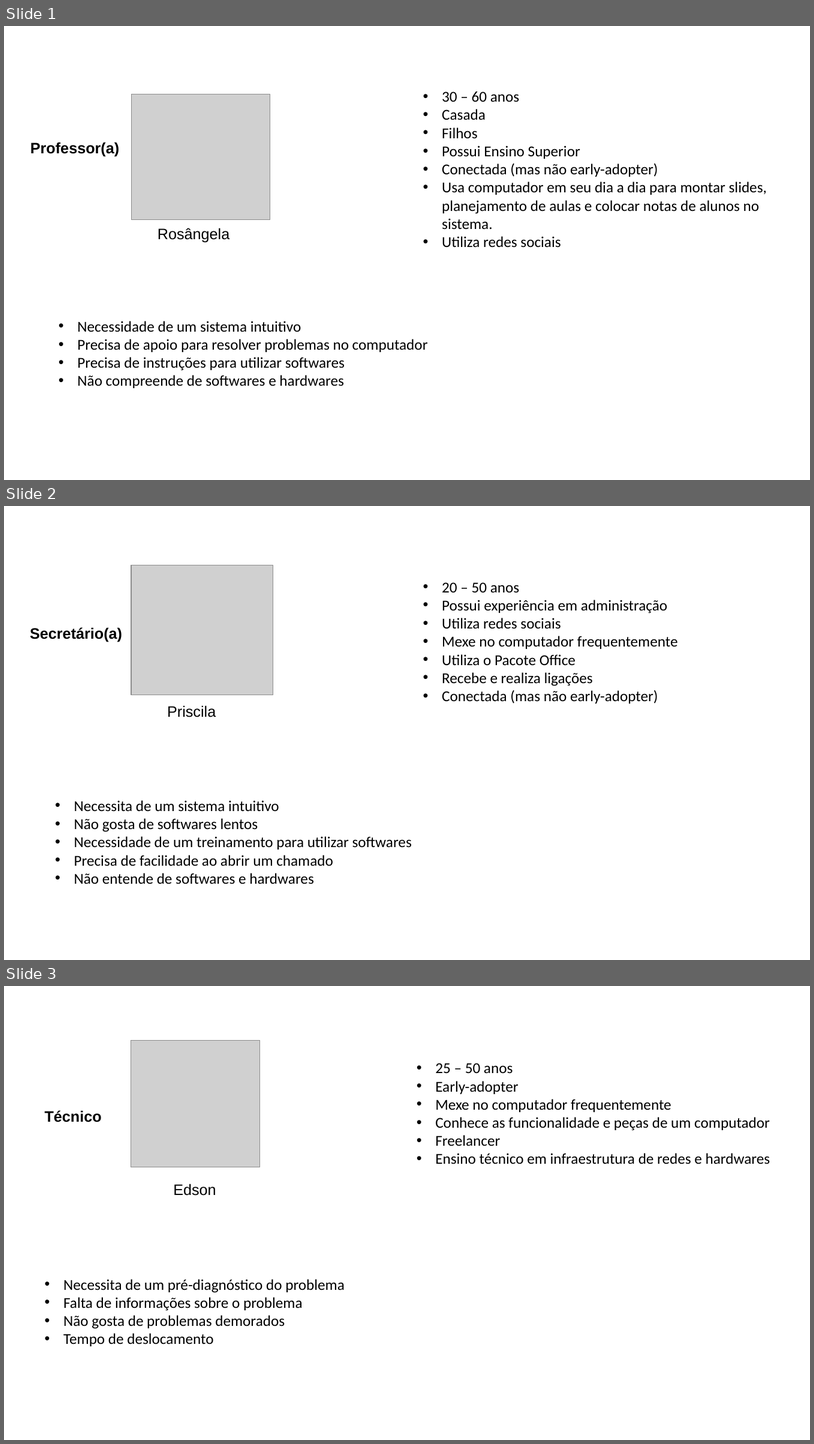
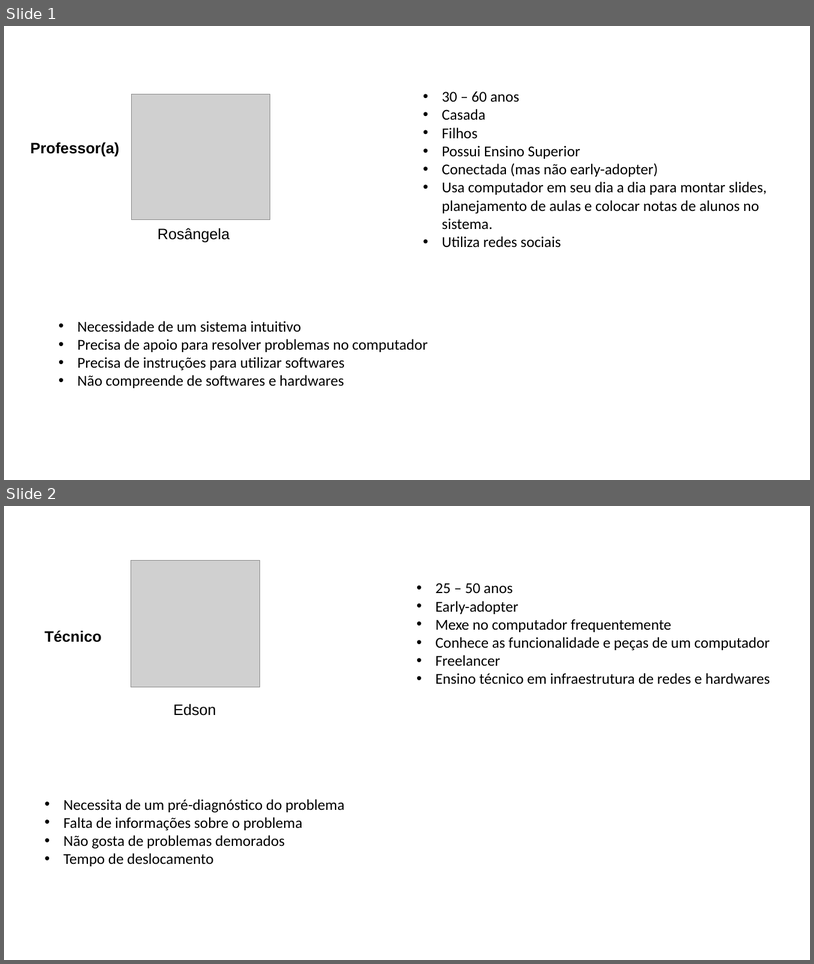
Before and after one commit to BandTec/grupo-04-adsb-20201, a slide deck: Documentação/Proto-persona/Proto-Persona.pptx. Shown one above the other, each under a label of ours: slides 1, 2 and 3 before the commit, slides 1 and 2 after it. The pictures are 814x1444 and 814x964 pixels, drawn with LibreOffice and Linux fonts; fonts in the diff are those of the drawing; grey boxes stand for pictures; background and template pictures are left out. Boxes give left, top, right and bottom in pixels: in the first picture for what was removed or moved away, otherwise in the second. Text is boxed around its words. In the diff, an @@ line names an element or a change of style, - is before the commit and + after.

Commit message:
Removendo a secretaria no proto persona

```diff
--- a/Documentação/Proto-persona/Proto-Persona.pptx
+++ b/Documentação/Proto-persona/Proto-Persona.pptx
@@ slide 2 removed at bbox=[4, 506, 810, 960], background picture (left out) @@
@@ picture removed at bbox=[131, 565, 273, 695] @@
@@ text removed at bbox=[442, 582, 678, 703] @@
-• 20 – 50 anos
-• Possui experiência em administração
-• Utiliza redes sociais
-• Mexe no computador frequentemente
-• Utiliza o Pacote Office
-• Recebe e realiza ligações
-• Conectada (mas não early-adopter)
@@ text removed at bbox=[30, 627, 122, 642] @@
-Secretário(a)
@@ text removed at bbox=[167, 705, 216, 717] @@
-Priscila
@@ text removed at bbox=[74, 800, 412, 884] @@
-• Necessita de um sistema intuitivo
-• Não gosta de softwares lentos
-• Necessidade de um treinamento para utilizar softwares
-• Precisa de facilidade ao abrir um chamado
-• Não entende de softwares e hardwares
@@ what was slide 3 is now slide 2 @@
```
